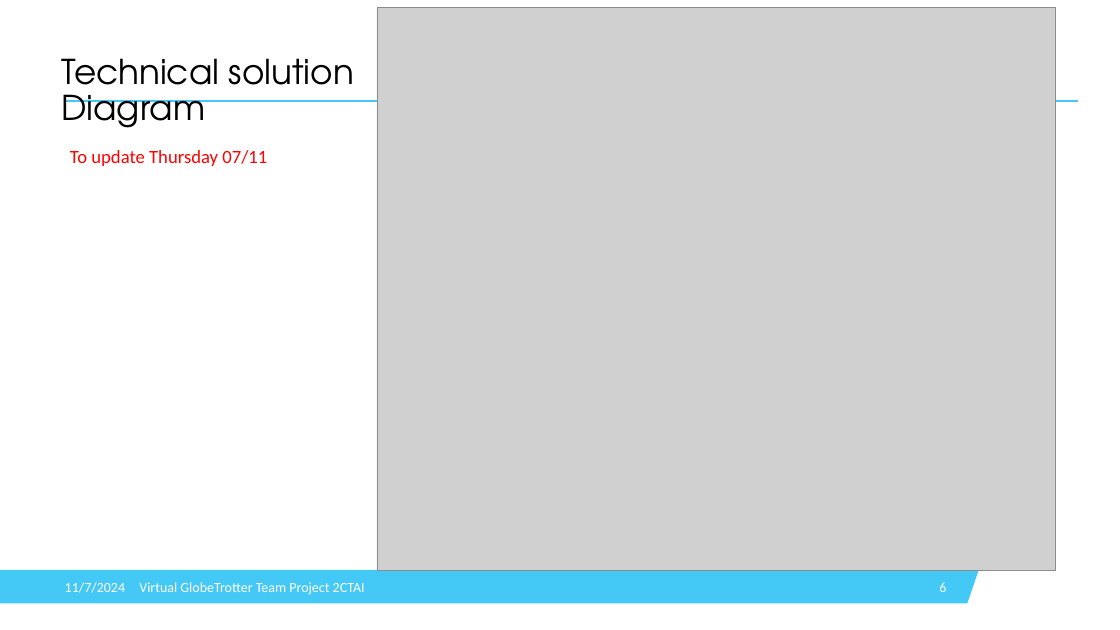
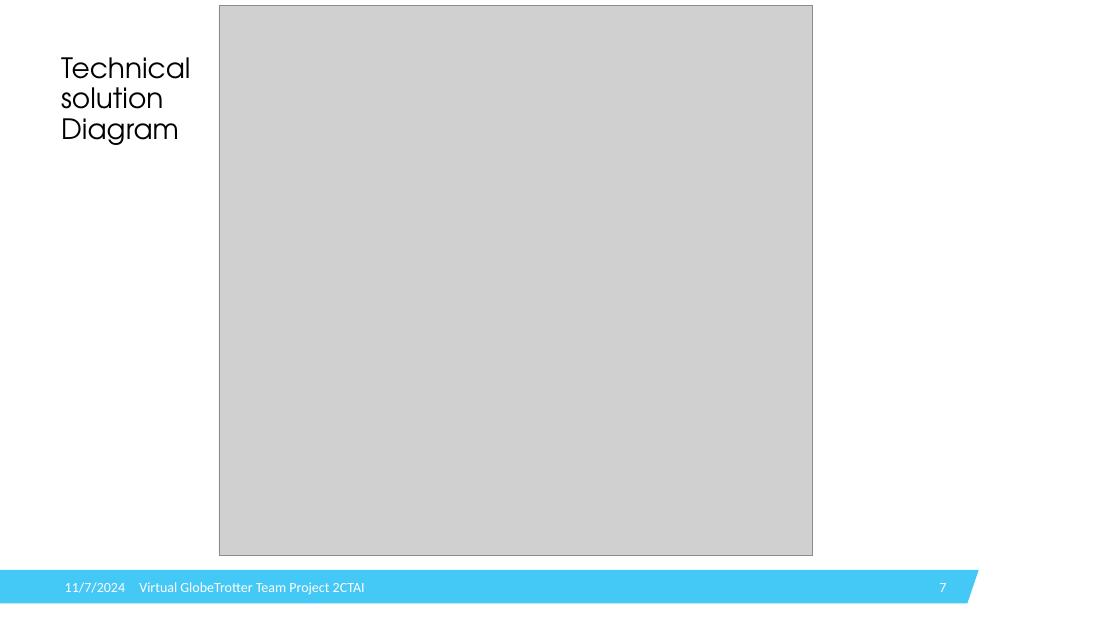
Before and after one commit to IsabelleDesle/VirtualGlobeTrotter, a slide deck: slide 7 of Presentation/PresentationVGT.pptx (slide 6 before the commit). Drawn at 1120x630 pixels with LibreOffice and Linux fonts; fonts in the diff are those of the drawing; grey boxes stand for pictures; background and template pictures are left out. Boxes give left, top, right and bottom in pixels: in the first picture for what was removed or moved away, otherwise in the second. Text is boxed around its words. In the diff, an @@ line names an element or a change of style, - is before the commit and + after.

```diff
--- a/Presentation/PresentationVGT.pptx
+++ b/Presentation/PresentationVGT.pptx
@@ picture resized from (x1=377, y1=8, x2=1055, y2=570) to (x1=219, y1=6, x2=813, y2=556) @@
@@ title "Technical solution Diagram" at (x1=61, y1=57, x2=190, y2=145): size 44 to 36 pt @@
@@ line removed from (64, 101) to (1078, 101) @@
@@ text removed at (x1=70, y1=150, x2=267, y2=166) @@
-To update Thursday 07/11
@@ text "Virtual GlobeTrotter Team Project 2CTAI" at (x1=139, y1=582, x2=365, y2=595): more space between paragraphs @@
@@ page number at (x1=939, y1=583, x2=946, y2=592): text changed @@
-6
+7
```
Also in this commit, not shown: 11 other slides changed, 3 slides added, 2 slides removed, 6 other files.
